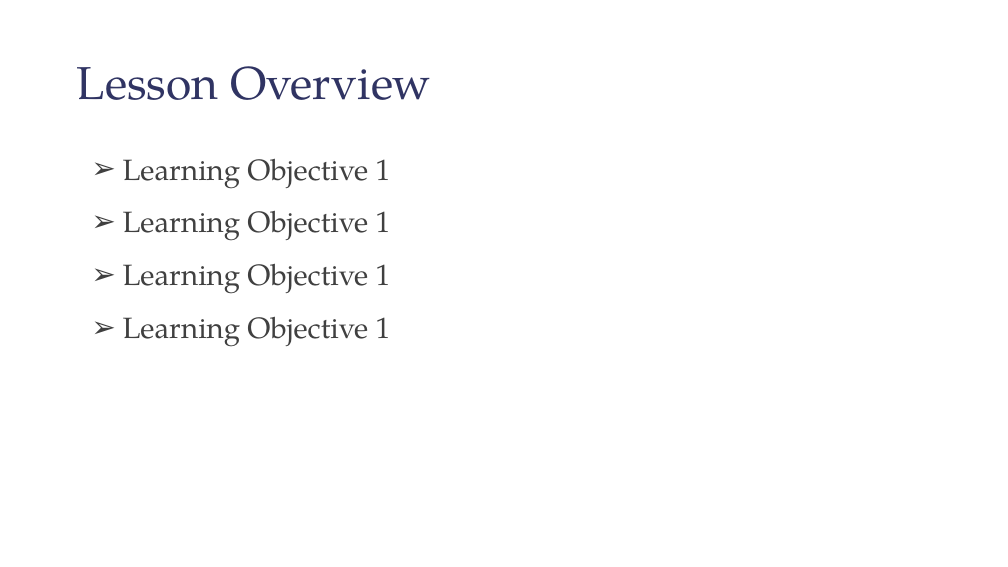
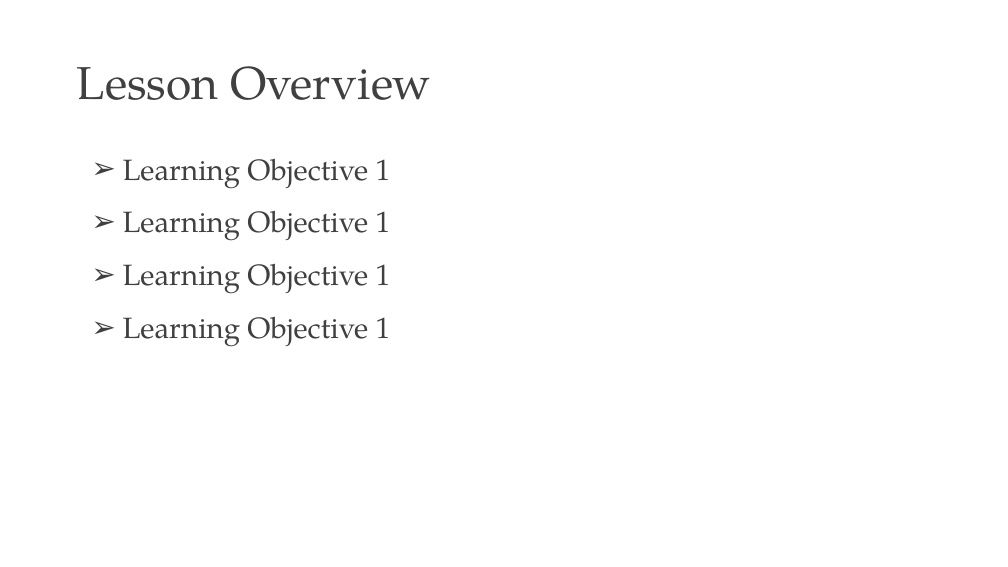
Before and after one commit to PracticumAI/transformers, a slide deck: slide 2 of presentations/01_transformers_intro.pptx. Drawn at 1008x567 pixels with LibreOffice and Linux fonts; fonts in the diff are those of the drawing. Boxes give left, top, right and bottom in pixels: in the first picture for what was removed or moved away, otherwise in the second. Text is boxed around its words. In the diff, an @@ line names an element or a change of style, - is before the commit and + after.

```diff
--- a/presentations/01_transformers_intro.pptx
+++ b/presentations/01_transformers_intro.pptx
@@ title "Lesson Overview" at bbox=[77, 66, 431, 100]: text colour #303463 to #404040 @@
```
Also in this commit, not shown: 1 other slide changed, 1 other file.
